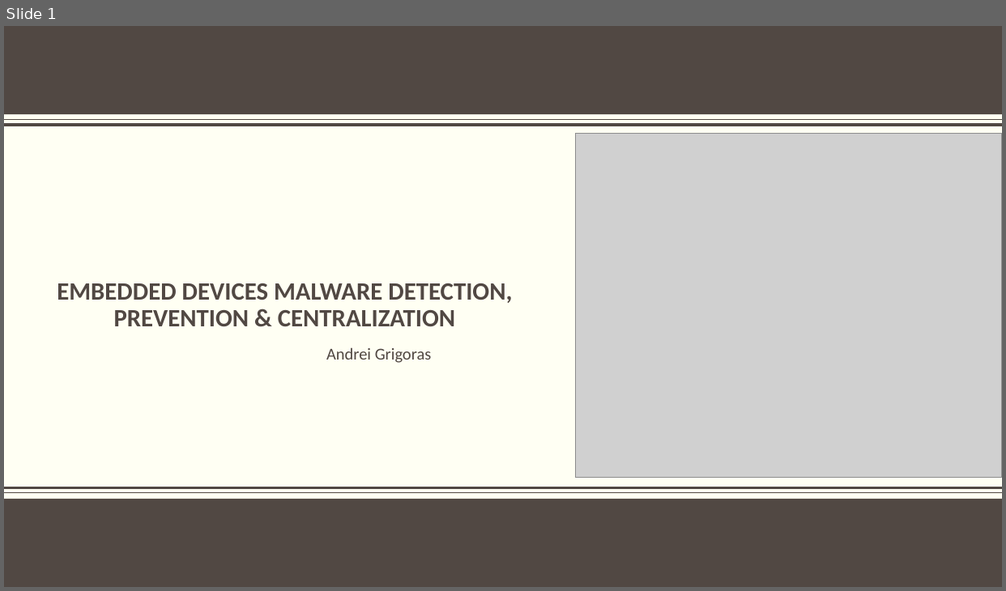
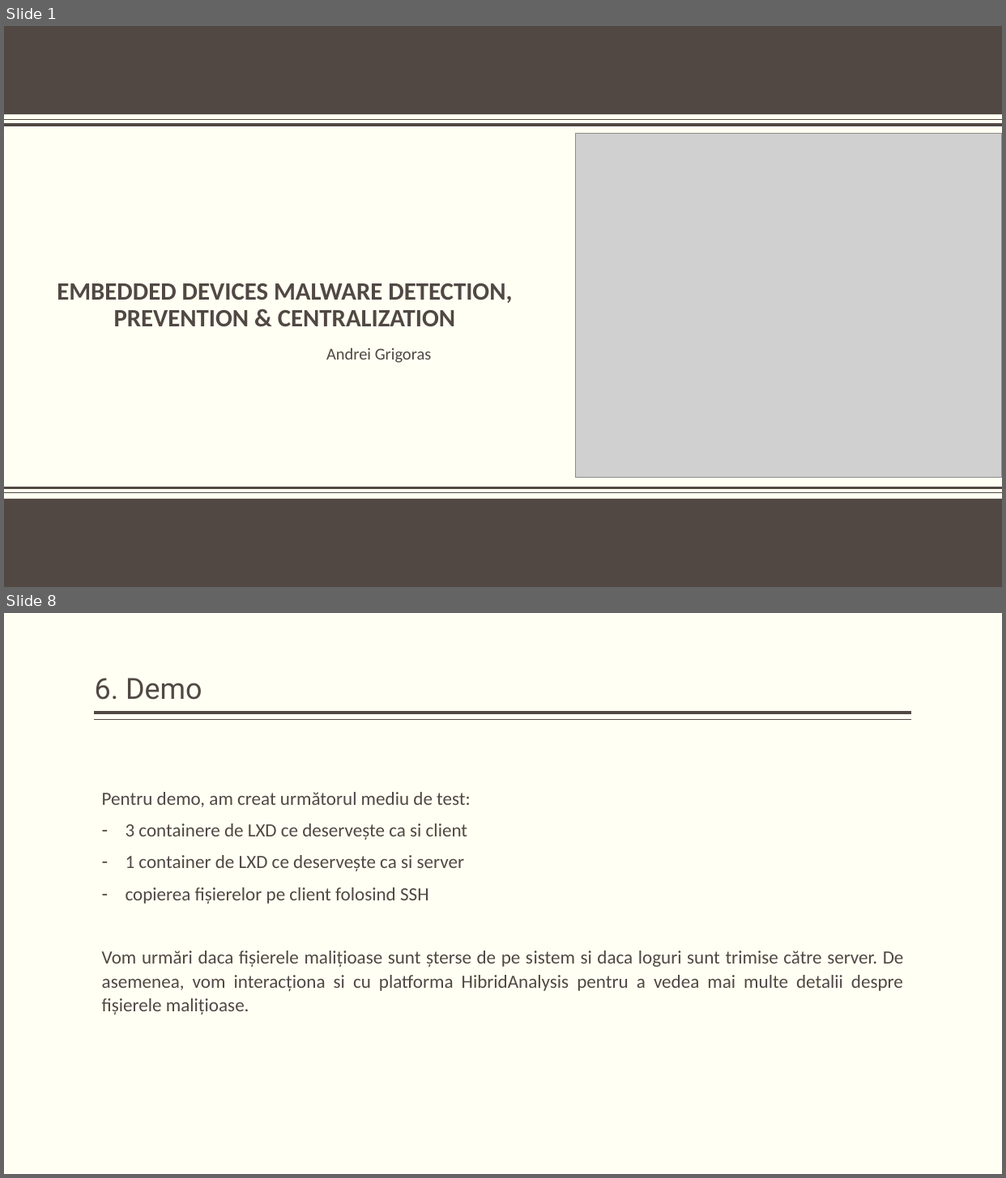
Before and after one commit to KaynRO/Proiect-Licenta, a slide deck: Embedded Devices Malware Detection, Prevention & Centralization.pptx. Shown one above the other, each under a label of ours: slide 1 before the commit, slides 1 and 8 after it; the slides between them are not shown. The pictures are 1006x591 and 1006x1178 pixels, drawn with LibreOffice and Linux fonts; fonts in the diff are those of the drawing; grey boxes stand for pictures; background and template pictures are left out. Boxes give left, top, right and bottom in pixels: in the first picture for what was removed or moved away, otherwise in the second. Text is boxed around its words. In the diff, an @@ line names an element or a change of style, - is before the commit and + after.

```diff
--- a/Embedded Devices Malware Detection, Prevention & Centralization.pptx
+++ b/Embedded Devices Malware Detection, Prevention & Centralization.pptx
@@ slide 8 added at [4, 613, 1002, 1174], background #FFFFF3 @@
@@ title added at [95, 678, 202, 700], 28 pt, text #514843 @@
+6. Demo
@@ line added from (912, 713) to (95, 713), #514843 3 pt @@
@@ line added from (912, 720) to (95, 720), #514843 1 pt @@
@@ text added at [102, 792, 904, 1016], 18 pt, text #514843 @@
+Pentru demo, am creat următorul mediu de test:
+– 3 containere de LXD ce deservește ca si client
+– 1 container de LXD ce deservește ca si server
+– copierea fișierelor pe client folosind SSH
+Vom urmări daca fișierele malițioase sunt șterse de pe sistem si daca loguri sunt trimise către server. De asemenea, vom interacționa si cu platforma HibridAnalysis pentru a vedea mai multe detalii despre fișierele malițioase.
```
Also in this commit, not shown: 2 slides changed, 5 other slides added, 9 slides removed, 1 other file.
